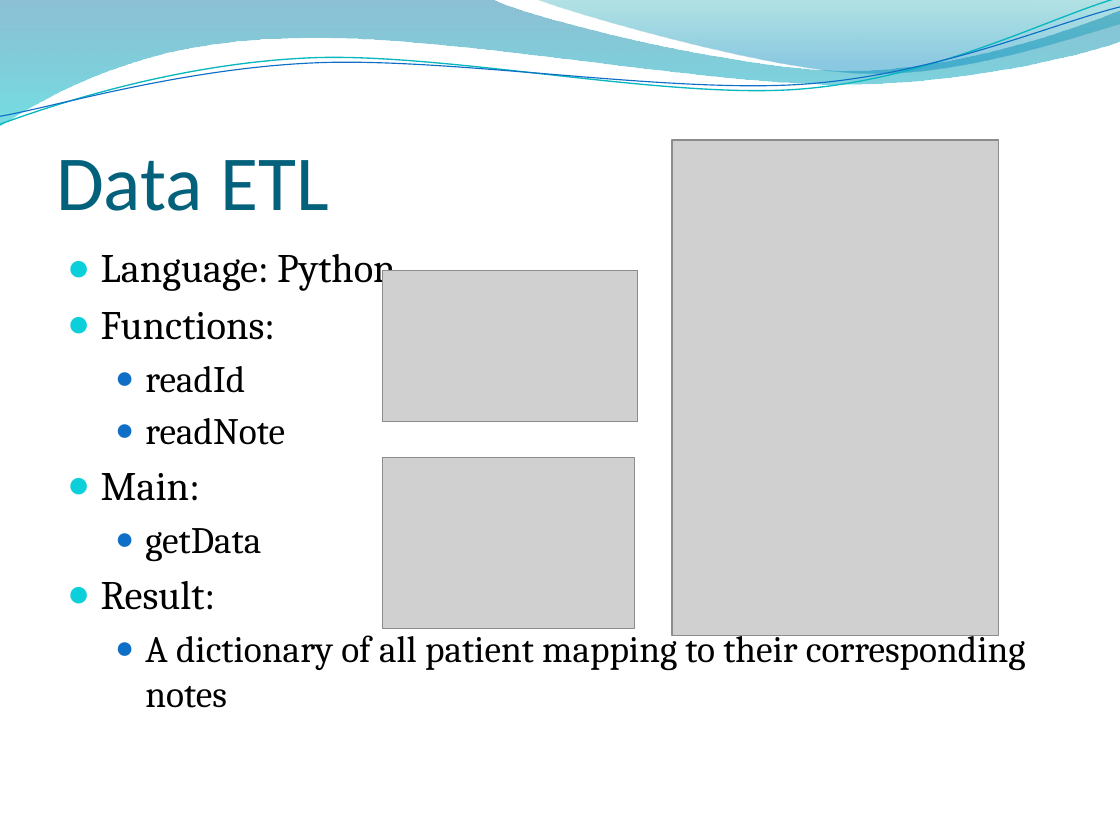
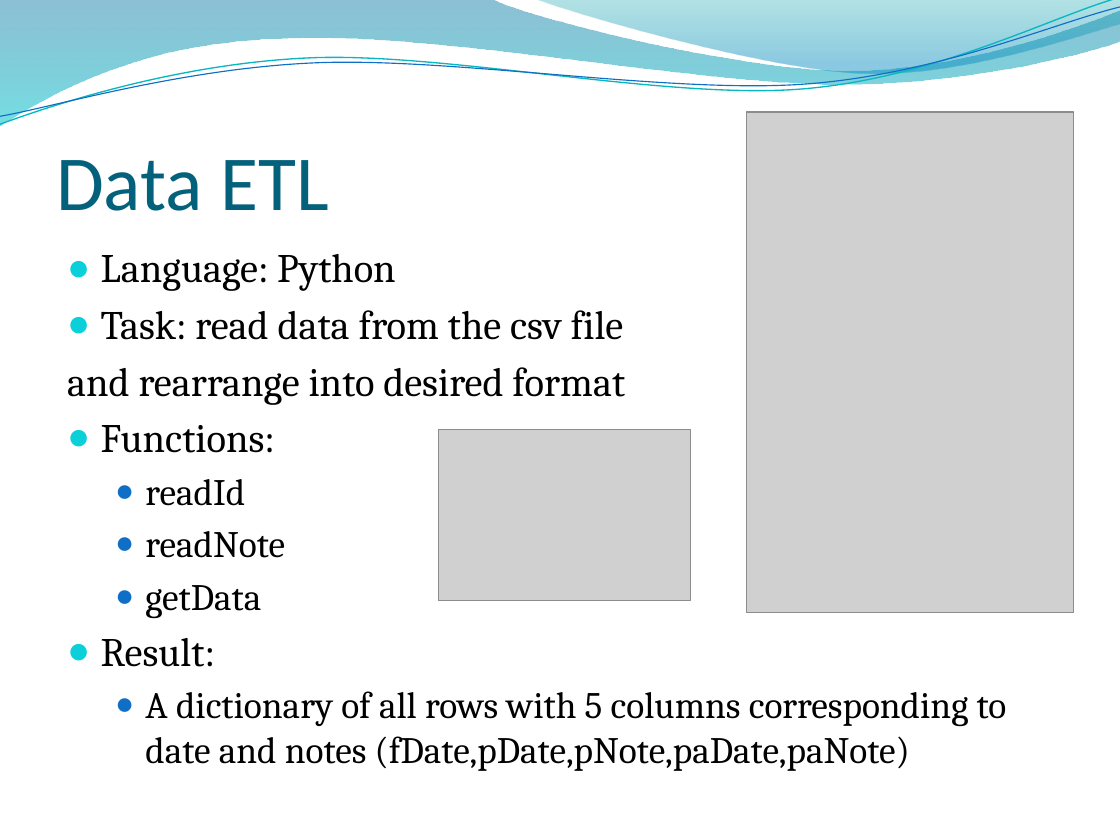
Before and after one commit to leoliu1221/EDW_intern, a slide deck: slide 3 of colon2Filter.pptx. Drawn at 1120x840 pixels with LibreOffice and Linux fonts; fonts in the diff are those of the drawing; grey boxes stand for pictures; background and template pictures are left out. Boxes give left, top, right and bottom in pixels: in the first picture for what was removed or moved away, otherwise in the second. Text is boxed around its words. In the diff, an @@ line names an element or a change of style, - is before the commit and + after.

```diff
--- a/colon2Filter.pptx
+++ b/colon2Filter.pptx
@@ picture: place and size @@
-picture at [672, 140, 999, 636]
+picture at [747, 112, 1074, 613]
@@ picture removed at [383, 271, 637, 421] @@
@@ text at [67, 310, 625, 405]: paragraphs added @@
+● Task: read data from the csv file
+and rearrange into desired format
@@ picture: place and size @@
-picture at [383, 457, 635, 628]
+picture at [439, 429, 691, 600]
@@ text at [101, 473, 200, 501]: paragraph removed @@
-● Main:
@@ text at [145, 691, 1007, 771]: text changed @@
-  ● A dictionary of all patient mapping to their corresponding notes
+  ● A dictionary of all rows with 5 columns corresponding to date and notes (fDate,pDate,pNote,paDate,paNote)
```
Also in this commit, not shown: 3 other slides changed.
